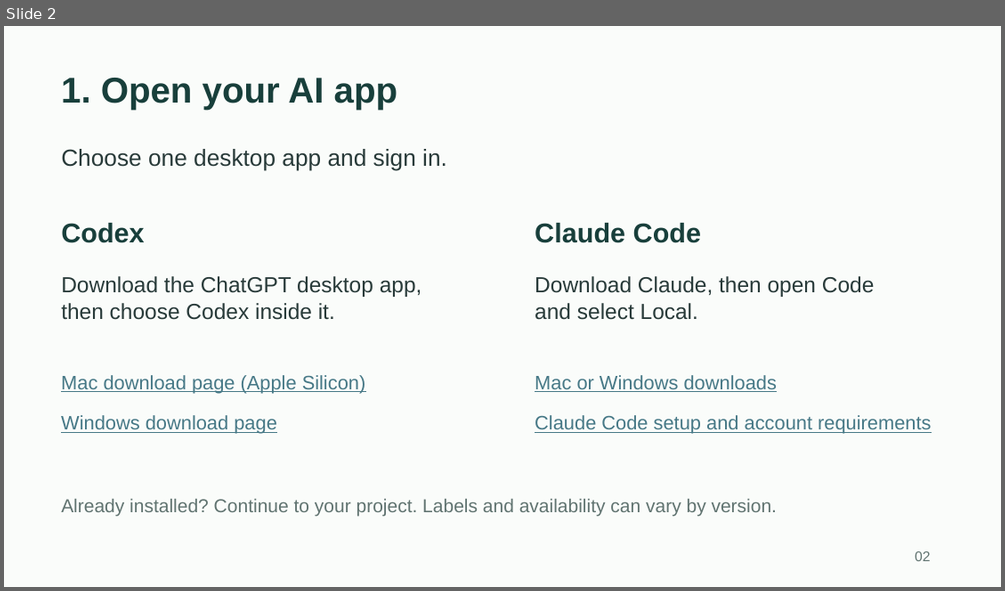
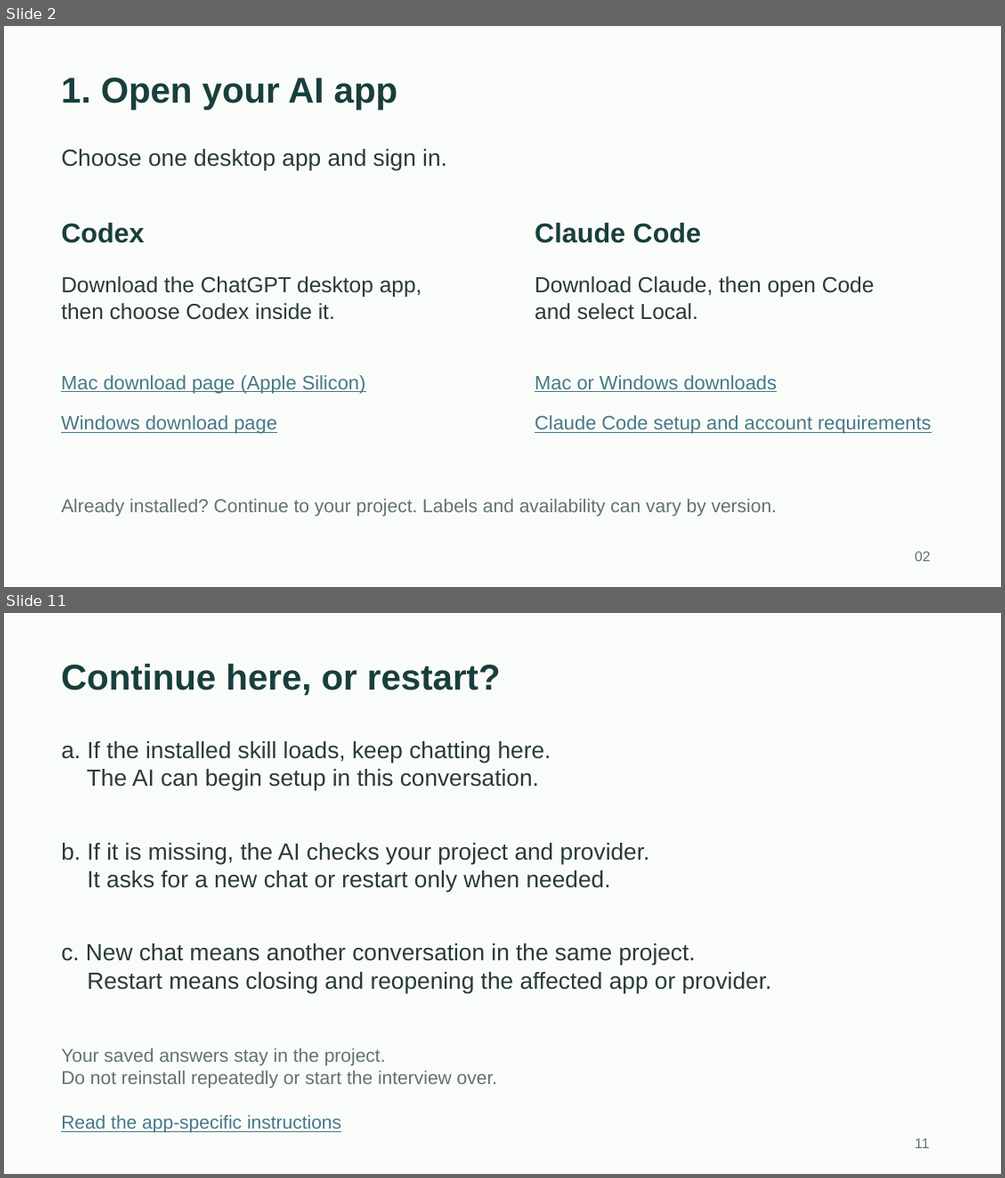
Before and after one commit to toughdave/job-search, a slide deck: docs/job-search-guide.pptx. Shown one above the other, each under a label of ours: slide 2 before the commit, slides 2 and 11 after it; the slides between them are not shown. The pictures are 1005x591 and 1005x1178 pixels, drawn with LibreOffice and Linux fonts; fonts in the diff are those of the drawing. Boxes give left, top, right and bottom in pixels: in the first picture for what was removed or moved away, otherwise in the second. Text is boxed around its words. In the diff, an @@ line names an element or a change of style, - is before the commit and + after.

Commit message:
Document OpenCode and T3 setup, skill return prompts and refresh behavior

```diff
--- a/docs/job-search-guide.pptx
+++ b/docs/job-search-guide.pptx
@@ slide 11 added at [4, 613, 1001, 1174], background #FAFCFA @@
@@ text added at [61, 664, 501, 696], 34.5 pt, text #183F3B, bold @@
+Continue here, or restart?
@@ text added at [61, 741, 551, 791], 22.5 pt, text #283A39 @@
+a. If the installed skill loads, keep chatting here.
+The AI can begin setup in this conversation.
@@ text added at [61, 843, 650, 892], 22.5 pt, text #283A39 @@
+b. If it is missing, the AI checks your project and provider.
+It asks for a new chat or restart only when needed.
@@ text added at [61, 943, 772, 994], 22.5 pt, text #283A39 @@
+c. New chat means another conversation in the same project.
+Restart means closing and reopening the affected app or provider.
@@ text added at [61, 1048, 497, 1088], 18 pt, text #607370 @@
+Your saved answers stay in the project.
+Do not reinstall repeatedly or start the interview over.
@@ text added at [61, 1115, 341, 1133], 18 pt, text #467886, underline @@
+Read the app-specific instructions
@@ text added at [914, 1138, 929, 1148], 13.5 pt, text #607370 @@
+11
```
Also in this commit, not shown: 17 slides changed, 1 other slide added, 8 other files.
